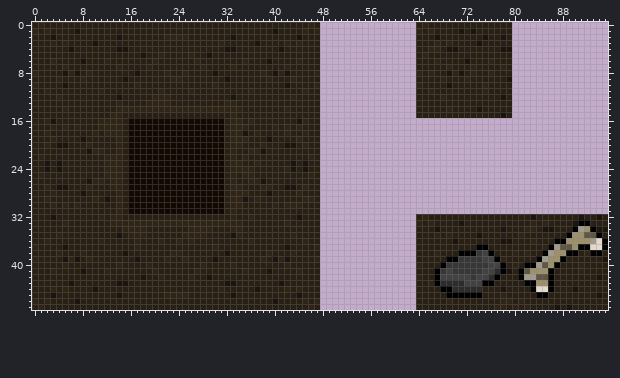
A sprite sheet gets an edit: assets/tile_set_test(16x16).png. This is how it looked before the edit.
The file is 96x48 pixels. Colours within 5 levels of each other are drawn and written as one.
The result:
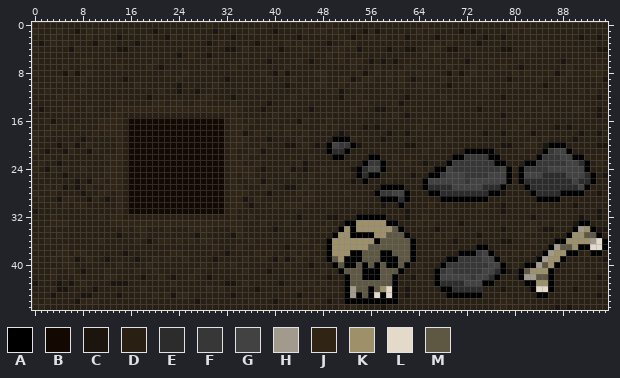
Palette (. is transparent): A #000000  B #140902  C #1c150d  D #291f12  E #2c2c2c  F #373737  G #424242  H #a29a8c  J #302415  K #9e916a  L #e3dac9  M #5e5741
Log entry: Updated tileset png and scene
Changes in this commit:
y 0: x 29 D -> J; x 38 D -> J; x 48..63 ................ -> DJDDDDDDDDDDDDDD; x 80..95 ................ -> DJDDDDDDDDDDDDDD
y 1: x 2 J -> D; x 4 D -> J; x 9 D -> J; x 11..12 DD -> JJ; x 16 D -> J; x 20 D -> C; x 30 D -> C; x 36 D -> J; x 48..63 ................ -> JDJDDDDCJCDDDDDD; x 80..95 ................ -> JDJDDDDDDDDDDDDD
y 2: x 3 C -> J; x 9 D -> J; x 19 D -> J; x 22 J -> C; x 24..25 JJ -> DD; x 27 D -> J; x 48..63 ................ -> DDDJDCDDJDJDDJCD; x 80..95 ................ -> DDDDDDDDDDDCDDCD
y 3: x 1 D -> C; x 11 D -> J; x 17 D -> C; x 29 D -> C; x 48..63 ................ -> DCDDJJDDDDDDDDDD; x 80..95 ................ -> DDDJDJDDDDDDDDDD
y 4: x 0 D -> J; x 7 D -> J; x 35 D -> J; x 45 D -> J; x 48..63 ................ -> DDJJDJCDDDDCDDCC; x 80..95 ................ -> DDDJDDDDDDDDDDCC
y 5: x 18 C -> D; x 21 J -> D; x 24 D -> C; x 48..63 ................ -> DJDJDDDDDDDDDDDD; x 80..95 ................ -> DJDDDDDDDDDDDDDD
y 6: x 0 D -> J; x 3 J -> D; x 8..9 CD -> JJ; x 27 J -> D; x 30 D -> J; x 46 D -> C; x 48..63 ................ -> DDDJDJJDCDCDCDDD; x 80..95 ................ -> DDDDDDDDCDDDJDDD
y 7: x 21 D -> C; x 48..63 ................ -> DDDDDJDDDJDDDDJD; x 80..95 ................ -> DCDDDDDDDJDDDDJD
y 8: x 17 C -> D; x 30 C -> D; x 48..63 ................ -> JDDDDDJCDJDJDJDD; x 80..95 ................ -> JDJDDDJCDJDDDJJD
y 9: x 23 J -> D; x 48..63 ................ -> JDDJJCDJJDDJDJDC; x 80..95 ................ -> DDDDJDDDJDDDDDJC
y 10: x 5 C -> D; x 24 D -> C; x 48..63 ................ -> JDDJDJJDDDDDDJDD; x 80..95 ................ -> JDDDDCDDDDDDDDDD
y 11: x 8 D -> J; x 11 J -> D; x 24 D -> C; x 26..27 JD -> DC; x 48..63 ................ -> DDJCDDDDDDDJDDDD; x 80..95 ................ -> DDDDDDDDDDDJDJDD
y 12: x 6 D -> J; x 14 C -> D; x 19..22 DJJJ -> CDDD; x 28..29 DD -> JJ; x 48..63 ................ -> DDDCJDJDDDDDDDCD; x 80..95 ................ -> DDDDJDDDDDDDDDCD
y 13: x 19 J -> D; x 22..24 JDD -> DJJ; x 27..28 DD -> JJ; x 32 J -> D; x 39 D -> C; x 48..63 ................ -> DDDDDDDJDDDDJCDD; x 80..95 ................ -> DDDDDDDDDDDDDDDD
y 14: x 1 D -> C; x 6 D -> J; x 9 D -> J; x 38 D -> C; x 46 D -> C; x 48..63 ................ -> DDDDDJDDDCCDDDDD; x 80..95 ................ -> DDJDDJDDDDJJDDCD
y 15: x 40 D -> J; x 48..63 ................ -> DDDDDDDDDDDDJDCD; x 80..95 ................ -> DDDDDDDDDDDDDDCD
y 16: x 48..95 ................................................ -> DJDDDDDDDDDDDDDDDJDDDDDDDDDDDDDDDJDDDDDDDDDDDDDD
y 17: x 48..95 ................................................ -> JDJDDDDCDCDDDDDDJDJDDDDDDDDDDDDDJDJDDDDCDCDDDDDD
y 18: x 0 D -> J; x 48..95 ................................................ -> DDDCDDDDDDDCDDCDDDDDDDDDDDDCDDCDDDDCDDDDDDDCDDCD
y 19: x 0 D -> J; x 3 J -> D; x 48..95 ................................................ -> DDAAAJDDDDCDDDDDDDDJDJDDDDDDDDDDDDDJDJDDDDCDDDDD
y 20: x 2 J -> D; x 5..7 CDD -> DJC; x 47..95 D................................................ -> CDAGFFACDDDDDDDCCDDDJDDDDDDDDDDCCDDJJDCAAADDDDDCC
y 21: x 0 D -> J; x 2 D -> C; x 5..6 DD -> CJ; x 11 J -> D; x 48..95 ................................................ -> DAEEADDDDDDDDDDDDJDDDDDDAAAAADDDDJDDDAFGGADDDDDD
y 22: x 1..2 JD -> DJ; x 5 D -> J; x 48..95 ................................................ -> DDAADDDDAADDJDDDDDDDDDAAFFFFAADDDDDJAFFFGGAAJDDD
y 23: x 1..2 DC -> JD; x 12 J -> D; x 43..44 CD -> DJ; x 48..95 ................................................ -> DDDDDJDAFFADDDJDDCDDDAFFFFFFFAADDDAAFFFFFGGEADJD
y 24: x 0 D -> J; x 3..5 DCD -> JDJ; x 8 D -> J; x 38 D -> C; x 48..95 ................................................ -> JDJDDCAEGGADJDDDJDJAAGFFFFFFFFGAJAFFFFGGGGGGADDD
y 25: x 5 D -> C; x 43 D -> J; x 48..95 ................................................ -> DDDDJDAEAADDDDDCDDAAFGGGFFFFGGGADAGGGEEEEGGGEADC
y 26: x 7 D -> C; x 46 D -> J; x 48..95 ................................................ -> JDDDDCDADDDJDDDDJAGGGGGGFGGGGGGAJAEEEEEEEEGEEADD
y 27: x 4 C -> J; x 7 D -> C; x 12 D -> J; x 48..95 ................................................ -> DDJDDDDDDDAAAADDDAEEEEGGGGGEEEADDDAEEEEEEEEGADDD
y 28: x 0 D -> J; x 11..12 DD -> JJ; x 46 D -> J; x 48..95 ................................................ -> DDDDJDDDDAFFGGADDDAAEEEEEEEEAACDDDDAEEEEAAAADDCD
y 29: x 1..2 DJ -> JD; x 4..6 DDD -> CJJ; x 9 D -> C; x 48..95 ................................................ -> DDDDDDDDDDAAAEADDDDDAAAAAAAADDDDDDDDAAAADDDDDDDD
y 30: x 8 D -> J; x 36 D -> C; x 48..95 ................................................ -> DDDDDJDDDDCDDADDDDJDDJDDDDJJDDCDDDDDDJDDDDCDDDDD
y 31: x 0 D -> C; x 48..95 ................................................ -> DDDDDDDDDDDDDDCDDDDDDDDDDDDDDDCDDDDDDDDDDDDDDDCD
y 32: x 3 C -> J; x 48..63 ................ -> DCCDDDAAAAADDDCD
y 33: x 3..4 DD -> JJ; x 38 D -> J; x 45 D -> J; x 48..63 ................ -> DJDDAAKKKKKAADDD
y 34: x 2 D -> J; x 16 J -> D; x 22 D -> J; x 40 D -> C; x 48..63 ................ -> JDJAKAKKKKKKMADD
y 35: x 16..17 JJ -> DD; x 25..27 JJJ -> DDC; x 48..63 ................ -> DDAKKAAAAKKMMMAD
y 36: x 19 D -> C; x 22 D -> J; x 28..29 DD -> JJ; x 48..63 ................ -> DAKKKKKKKAMMMMMA
y 37: x 5 C -> J; x 17 J -> D; x 34 D -> J; x 48..63 ................ -> DAKKKKKKMMMMMMMA
y 38: x 5 D -> J; x 7 D -> J; x 37 D -> J; x 45 D -> J; x 48..63 ................ -> DAKKKAAMMMAAMMMA
y 39: x 3 D -> J; x 5 C -> J; x 12 D -> C; x 20 D -> J; x 35 D -> J; x 44 D -> J; x 48..63 ................ -> DAMKAAAMMMAAAMMA
y 40: x 6 D -> J; x 31 D -> J; x 46 D -> C; x 48..63 ................ -> DDAMAAMAMAMAAMAD
y 41: x 6 D -> J; x 17 D -> J; x 44 J -> D; x 48..63 ................ -> JDJAMMMAAAMMMADD
y 42: x 3 D -> J; x 7 D -> J; x 12..13 DD -> JJ; x 23 D -> C; x 48..63 ................ -> DCDDAMMAAAMMADDC
y 43: x 0 D -> C; x 4 D -> C; x 8 D -> J; x 13 D -> C; x 23 D -> J; x 35 D -> J; x 46 D -> J; x 48..63 ................ -> JDDDAMMMMMMMADDD
y 44: x 4..5 DJ -> CC; x 18 D -> J; x 29 D -> J; x 47..63 D................ -> JDDJDAHMMAMKLADCD
y 45: x 8..9 DD -> CC; x 20 D -> J; x 23 J -> C; x 48..63 ................ -> DDDDAHAMALALADCD
y 46: x 8..10 DDD -> JJJ; x 27 D -> C; x 36 D -> J; x 48..63 ................ -> DCDDAAAAAAAAADDD
y 47: x 48..63 ................ -> DDDJDJDDDDCDDDDD
